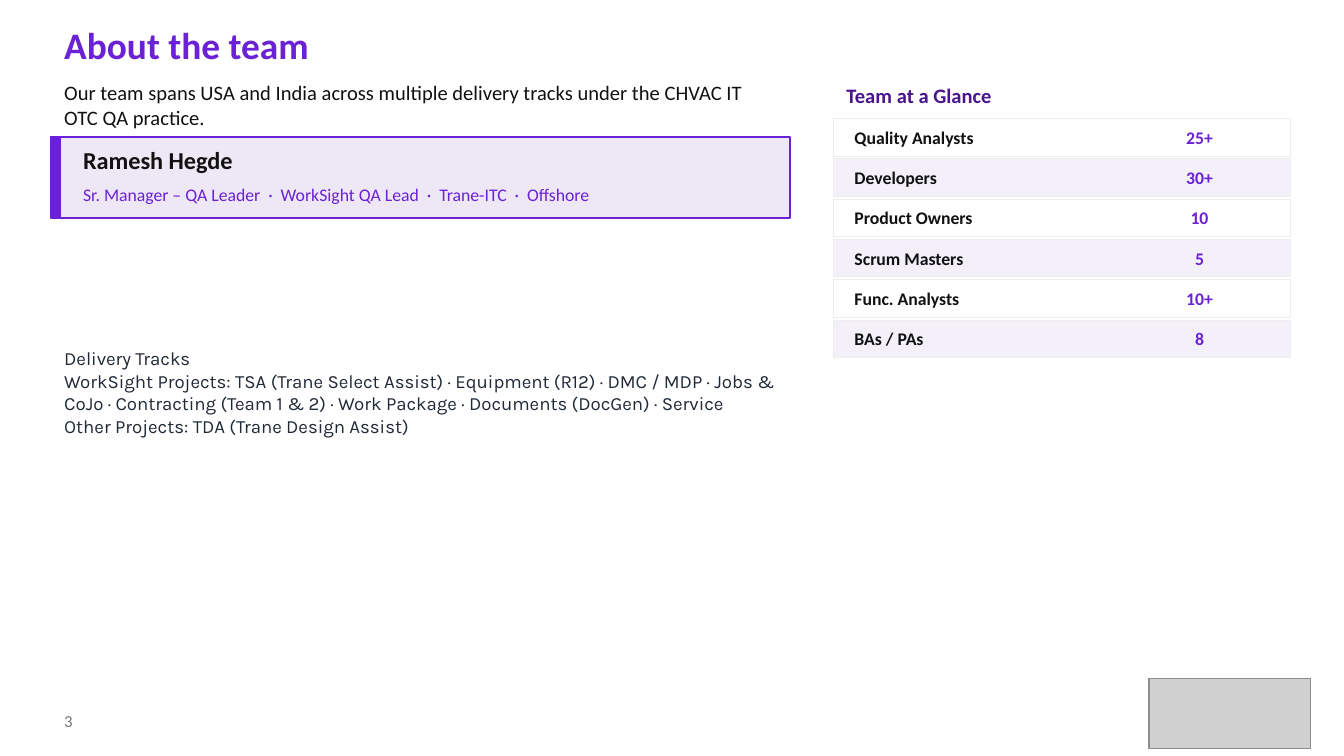
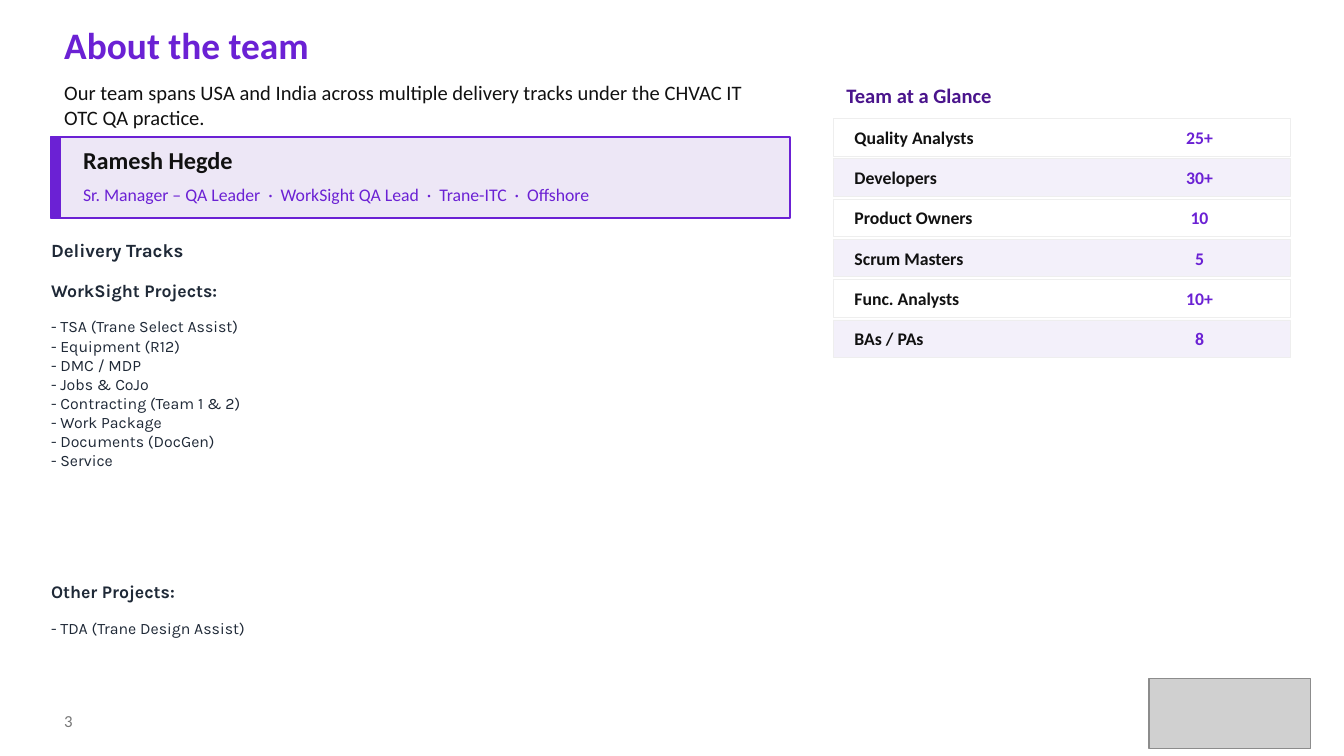
Before and after one commit to Sagar-konkanagaon/ETL__ASSIGNMENT, a slide deck: slide 3 of CHVAC_QA_Onboarding_Updated (1).pptx. Drawn at 1344x756 pixels with LibreOffice and Linux fonts; fonts in the diff are those of the drawing; grey boxes stand for pictures. Boxes give left, top, right and bottom in pixels: in the first picture for what was removed or moved away, otherwise in the second. Text is boxed around its words. In the diff, an @@ line names an element or a change of style, - is before the commit and + after.

```diff
--- a/CHVAC_QA_Onboarding_Updated (1).pptx
+++ b/CHVAC_QA_Onboarding_Updated (1).pptx
@@ text added at bbox=[51, 243, 183, 262], 10 pt, text #1F2937, bold @@
+Delivery Tracks
@@ text added at bbox=[51, 284, 217, 302], 9.5 pt, text #1F2937, bold @@
+WorkSight Projects:
@@ text "- TSA (Trane Select Assist)" at bbox=[60, 320, 240, 466]: vertical alignment middle to top @@
@@ text at bbox=[60, 320, 240, 466]: text changed; size 10 to 8.5 pt @@
-Delivery Tracks
-WorkSight Projects: TSA (Trane Select Assist) · Equipment (R12) · DMC / MDP · Jobs & CoJo · Contracting (Team 1 & 2) · Work Package · Documents (DocGen) · Service
-Other Projects: TDA (Trane Design Assist)
+- TSA (Trane Select Assist)
+- Equipment (R12)
+- DMC / MDP
+- Jobs & CoJo
+- Contracting (Team 1 & 2)
+- Work Package
+- Documents (DocGen)
+- Service
@@ text added at bbox=[51, 585, 175, 603], 9.5 pt, text #1F2937, bold @@
+Other Projects:
@@ text added at bbox=[60, 622, 245, 638], 8.5 pt, text #1F2937 @@
+- TDA (Trane Design Assist)
```
